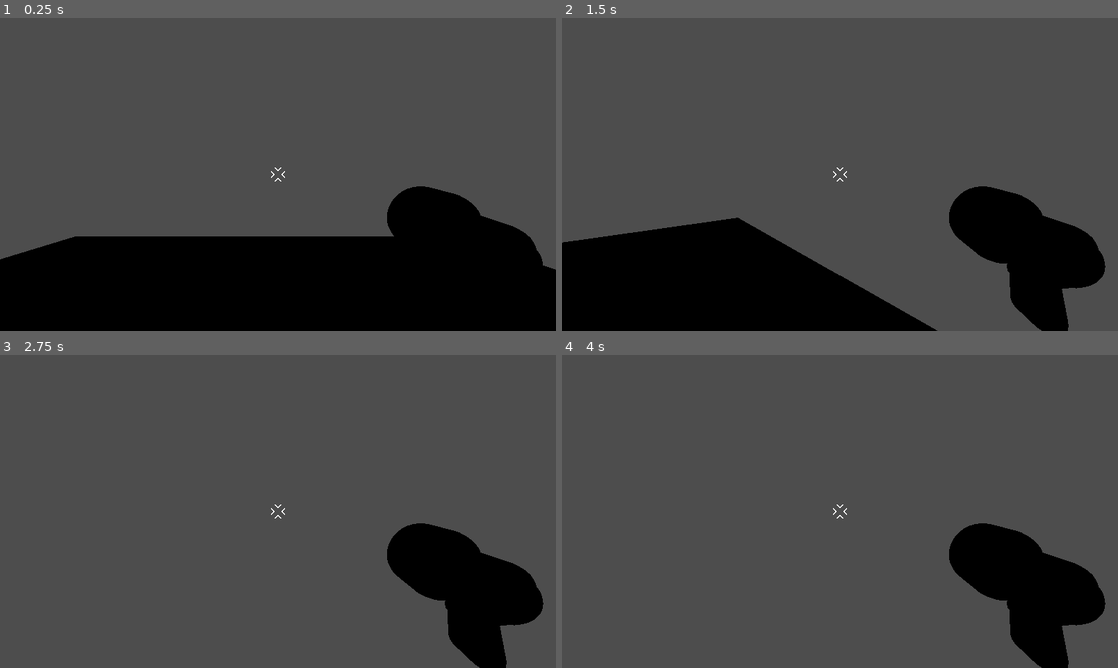
Above: before the commit, frames 1-4 (two rows, left to right).
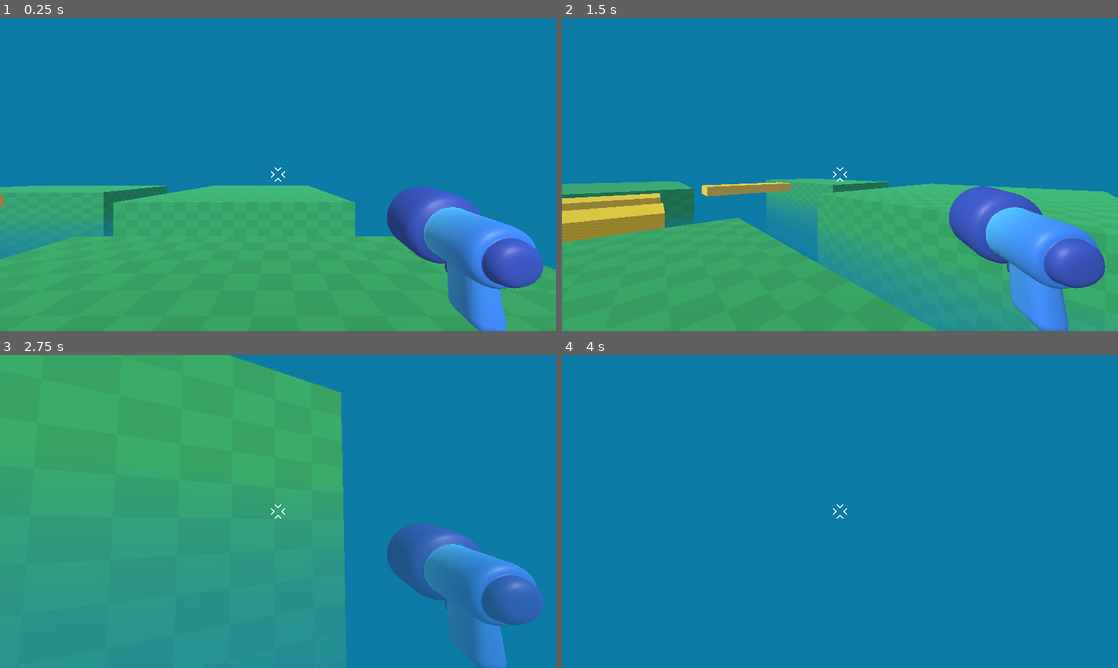
Above: after the commit, the same moments.

Repository: lanyy721/my3DGameDemo
Game: Godot game, scene res://game.tscn
Same seed, same stepped clock (60 frames per second), same inputs: the game is played once before the commit and once after it. This scene is started directly instead of the project's main scene.
Inputs (mouse positions are in pixels of both pictures, inside the frame that each line leads up to):
- Up to frame 1 (0.25 s): no input
- Up to frame 2 (1.5 s): tap Enter at 0.5 s; move the mouse to (867, 174) at 0.52 s; hold W (move_forward) from 0.53 s (still down); tap Space (jump) at 0.77 s; move the mouse to (812, 174) at 1.27 s
- Up to frame 3 (2.75 s): keep holding W (move_forward); tap Space (jump) at 1.52 s; move the mouse to (289, 505) at 2.02 s
- Up to frame 4 (4 s): keep holding W (move_forward); move the mouse to (834, 517) at 2.77 s; tap Space (jump) at 3.02, 3.5, 3.77 s; move the mouse to (878, 514) at 3.52 s

The runs differ from the first frame. In frame 1, 100% of the frame differs, in the area x 0-100%, y 0-100%; in frame 2, 100%; in frame 3, 100%; in frame 4, 100%.

Commit message:
need add bridge

Diff:
--- a/my-3d-game-demo/game.tscn
+++ b/my-3d-game-demo/game.tscn
@@ -1,6 +1,24 @@
 [gd_scene format=3 uid="uid://d062ks68phsks"]
 
 [ext_resource type="PackedScene" uid="uid://bjvh05kpaptry" path="res://player/player.tscn" id="1_80nbo"]
+[ext_resource type="Texture2D" uid="uid://btqf85qmhbqog" path="res://level/checkboard.png" id="1_e2o6t"]
+[ext_resource type="Material" uid="uid://oa3j5pr5skmk" path="res://level/bridge.tres" id="3_feb5d"]
+
+[sub_resource type="StandardMaterial3D" id="StandardMaterial3D_80nbo"]
+albedo_color = Color(0.17254902, 0.6, 0.36078432, 1)
+albedo_texture = ExtResource("1_e2o6t")
+uv1_scale = Vector3(10, 10, 10)
+
+[sub_resource type="Environment" id="Environment_k56px"]
+background_mode = 1
+background_color = Color(0.10952561, 0.75926477, 0.80897874, 1)
+ambient_light_source = 2
+ambient_light_color = Color(0.7971348, 0.7315116, 0.6422818, 1)
+fog_enabled = true
+fog_light_color = Color(0.04899098, 0.48305905, 0.64748883, 1)
+fog_density = 0.0055
+fog_height = -1.7
+fog_height_density = 0.35
 
 [node name="Game" type="Node3D" unique_id=1040004307]
 
@@ -8,6 +26,49 @@
 transform = Transform3D(1, 0, 0, 0, 1, 0, 0, 0, 1, 0, -4.997102, 0)
 use_collision = true
 size = Vector3(10, 10, 10)
+material = SubResource("StandardMaterial3D_80nbo")
 
 [node name="Player" parent="." unique_id=1213587545 instance=ExtResource("1_80nbo")]
 transform = Transform3D(1, 0, 0, 0, 1, 0, 0, 0, 1, 0.29004145, 0, 0.32611513)
+
+[node name="DirectionalLight3D" type="DirectionalLight3D" parent="." unique_id=524807655]
+transform = Transform3D(1, 0, 0, 0, 0.78314173, 0.6218432, 0, -0.6218432, 0.78314173, 4.7683716e-07, 3.417019, 0.6974561)
+
+[node name="WorldEnvironment" type="WorldEnvironment" parent="." unique_id=885432319]
+environment = SubResource("Environment_k56px")
+
+[node name="CSGBox3D2" type="CSGBox3D" parent="." unique_id=1478246103]
+transform = Transform3D(1, 0, 0, 0, 1, 0, 0, 0, 1, -2.267931, -4.997102, -20.483315)
+use_collision = true
+size = Vector3(14, 10, 18)
+material = SubResource("StandardMaterial3D_80nbo")
+
+[node name="CSGBox3D3" type="CSGBox3D" parent="." unique_id=302115592]
+transform = Transform3D(1.4253123, 0, 0, 0, 1, 0, 0, 0, 0.61039144, -25.78597, -4.997102, -23.96172)
+use_collision = true
+size = Vector3(14, 10, 18)
+material = SubResource("StandardMaterial3D_80nbo")
+
+[node name="CSGBox3D4" type="CSGBox3D" parent="." unique_id=753809132]
+transform = Transform3D(1.4253123, 0, 0, 0, 1, 0, 0, 0, 1.0401323, -30.698738, -4.997102, 3.8774548)
+use_collision = true
+size = Vector3(14, 10, 18)
+material = SubResource("StandardMaterial3D_80nbo")
+
+[node name="CSGBox3D5" type="CSGBox3D" parent="." unique_id=542802252]
+transform = Transform3D(0.66324943, 0, 0, 0, 1, 0, 0, 0, 1.0401323, -15.812498, -0.5, 0.049431086)
+use_collision = true
+size = Vector3(5, 1, 6)
+material = ExtResource("3_feb5d")
+
+[node name="CSGBox3D6" type="CSGBox3D" parent="." unique_id=1629356508]
+transform = Transform3D(0.66324943, 0, 0, 0, 1, 0, 0, 0, 1.0401323, -9.422654, -0.5, -0.015027761)
+use_collision = true
+size = Vector3(5, 1, 6)
+material = ExtResource("3_feb5d")
+
+[node name="CSGBox3D7" type="CSGBox3D" parent="." unique_id=1736199079]
+transform = Transform3D(0.66324943, 0, 0, 0, 1, 0, 0, 0, 1.6151031, -24.00665, -0.5, -11.65465)
+use_collision = true
+size = Vector3(5, 1, 6)
+material = ExtResource("3_feb5d")
--- /dev/null
+++ b/my-3d-game-demo/level/bridge.tres
@@ -0,0 +1,8 @@
+[gd_resource type="StandardMaterial3D" format=3 uid="uid://oa3j5pr5skmk"]
+
+[ext_resource type="Texture2D" uid="uid://btqf85qmhbqog" path="res://level/checkboard.png" id="1_h4bgb"]
+
+[resource]
+albedo_color = Color(0.78431374, 0.7254902, 0.13333334, 1)
+albedo_texture = ExtResource("1_h4bgb")
+uv1_scale = Vector3(10, 10, 10)
